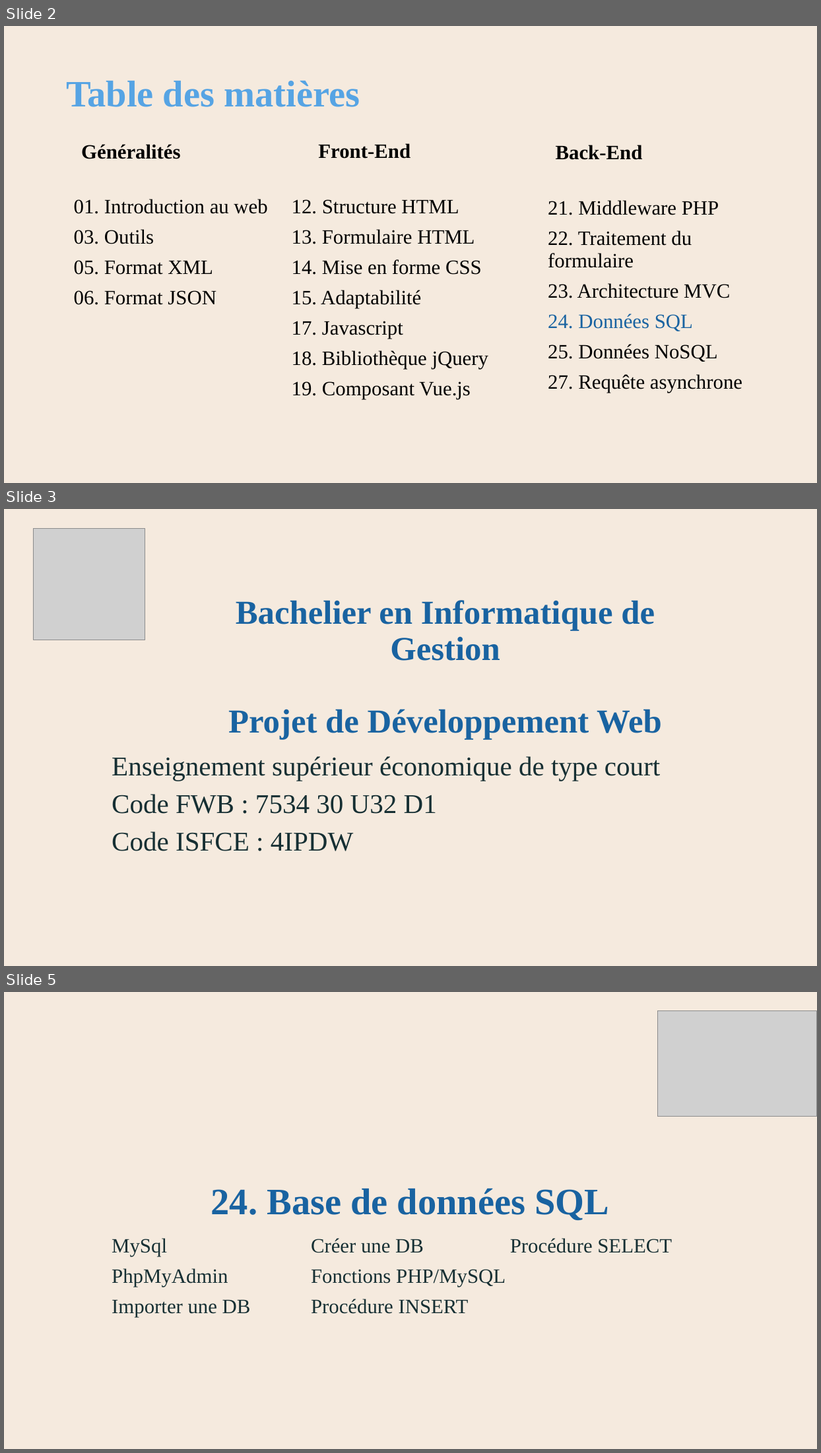
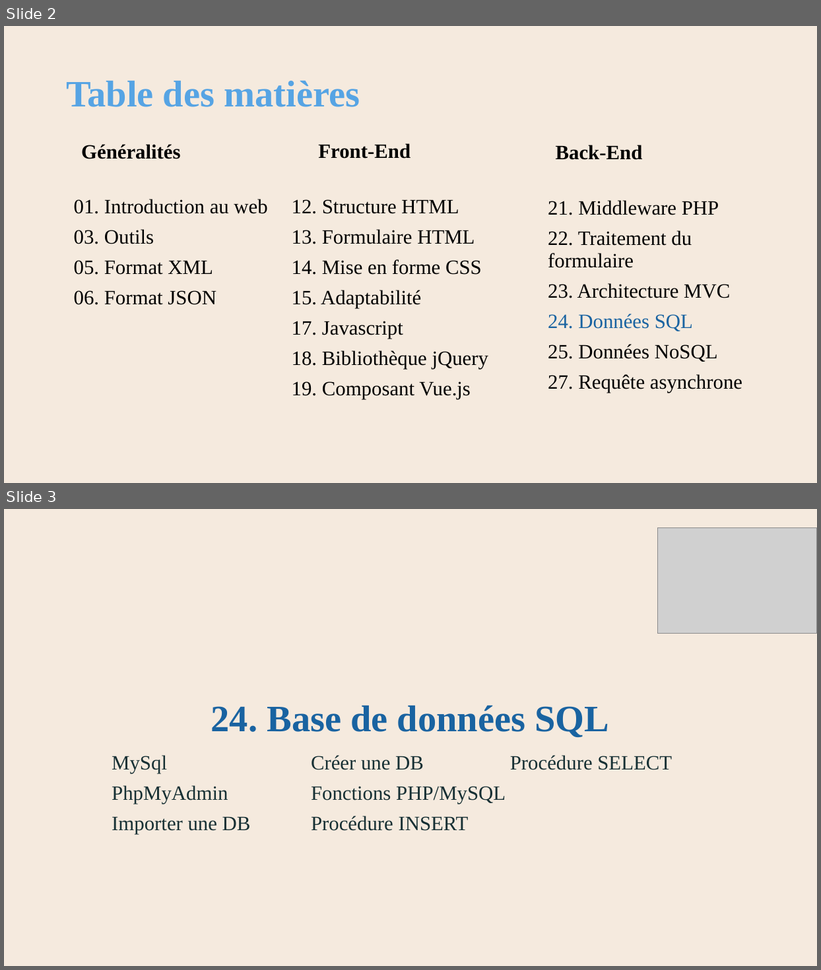
Before and after one commit to AlainWafflard/4IPW3, a slide deck: syllabus/24_intégration_SQL/syllabus_24_sql.pptx. Shown one above the other, each under a label of ours: slides 2, 3 and 5 before the commit, slides 2 and 3 after it; the slides between them are not shown. The pictures are 821x1453 and 821x970 pixels, drawn with LibreOffice and Linux fonts; fonts in the diff are those of the drawing; grey boxes stand for pictures; background and template pictures are left out. Boxes give left, top, right and bottom in pixels: in the first picture for what was removed or moved away, otherwise in the second. Text is boxed around its words. In the diff, an @@ line names an element or a change of style, - is before the commit and + after.

```diff
--- a/syllabus/24_intégration_SQL/syllabus_24_sql.pptx
+++ b/syllabus/24_intégration_SQL/syllabus_24_sql.pptx
@@ slide 3 removed at (4, 509, 817, 966), background #F5EADE @@
@@ picture removed at (33, 529, 145, 640) @@
@@ title removed at (228, 600, 662, 739) @@
-Bachelier en Informatique de Gestion
-Projet de Développement Web
@@ subtitle removed at (112, 757, 660, 852) @@
-Enseignement supérieur économique de type court
-Code FWB : 7534 30 U32 D1
-Code ISFCE : 4IPDW
@@ what was slide 5 is now slide 3 @@
```
Also in this commit, not shown: 10 slides changed, 1 slide added, 1 other slide removed, 5 other files.
